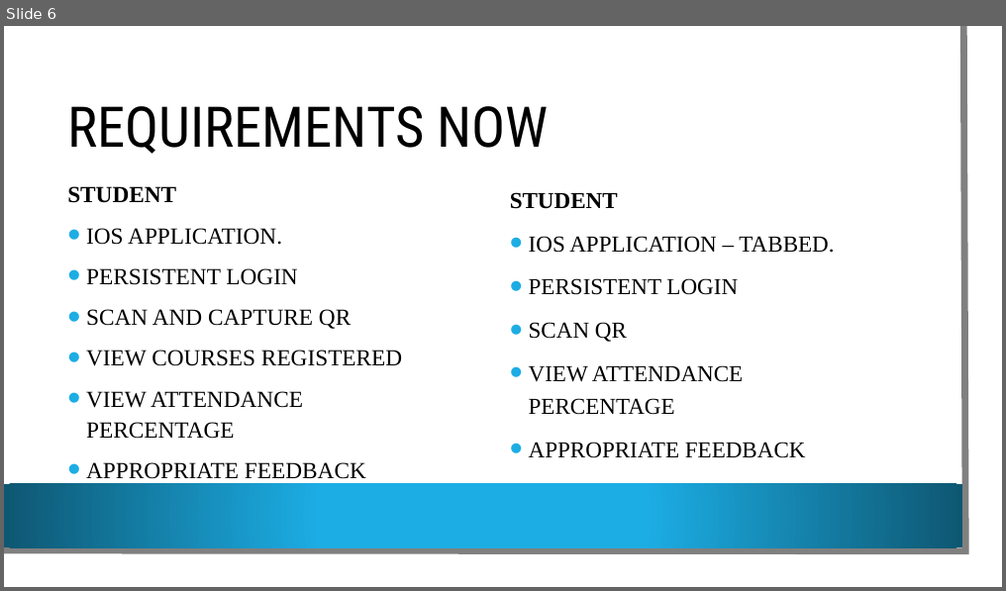
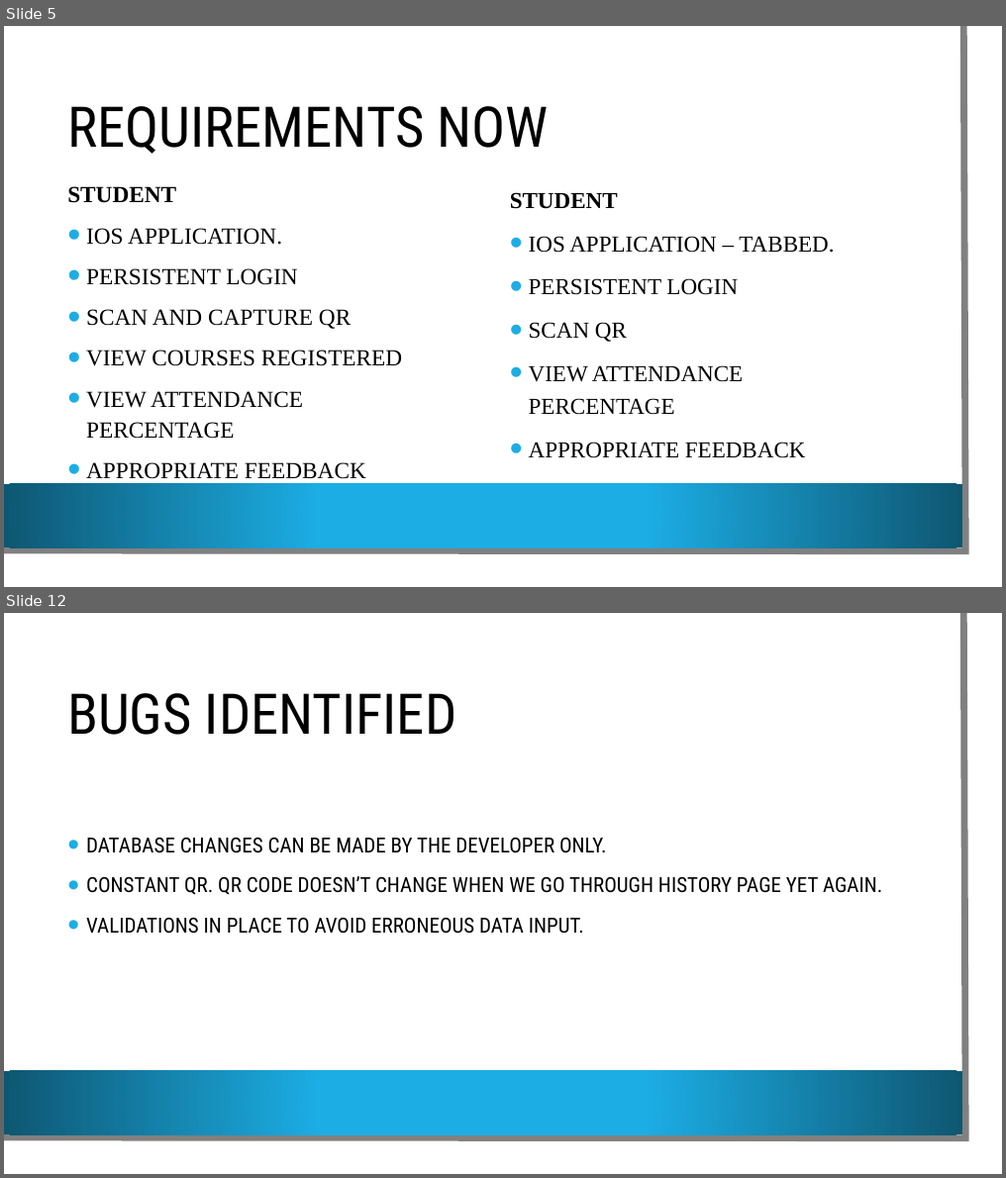
Before and after one commit to VamsiDevalla/Student-Attendance-Tracking, a slide deck: final ppt.pptx. Shown one above the other, each under a label of ours: slide 6 before the commit, slides 5 and 12 after it; the slides between them are not shown. The pictures are 1006x591 and 1006x1178 pixels, drawn with LibreOffice and Linux fonts; fonts in the diff are those of the drawing; background and template pictures are left out. Boxes give left, top, right and bottom in pixels: in the first picture for what was removed or moved away, otherwise in the second. Text is boxed around its words. In the diff, an @@ line names an element or a change of style, - is before the commit and + after.

```diff
--- a/final ppt.pptx
+++ b/final ppt.pptx
@@ slide 12 added at [4, 613, 1002, 1174], background picture (left out); not listed: 3 template elements that a slide beside it also shows @@
@@ title added at [67, 693, 457, 735], 54 pt, text #000000 @@
+BUGS IDENTIFIED
@@ text added at [86, 838, 882, 934], 20 pt, text #000000 @@
+• DATABASE CHANGES CAN BE MADE BY THE DEVELOPER ONLY.
+• CONSTANT QR. QR CODE DOESN’T CHANGE WHEN WE GO THROUGH HISTORY PAGE YET AGAIN.
+• VALIDATIONS IN PLACE TO AVOID ERRONEOUS DATA INPUT.
@@ what was slide 6 is now slide 5 @@
```
Also in this commit, not shown: 5 slides changed, 1 other slide added, 1 slide removed.
